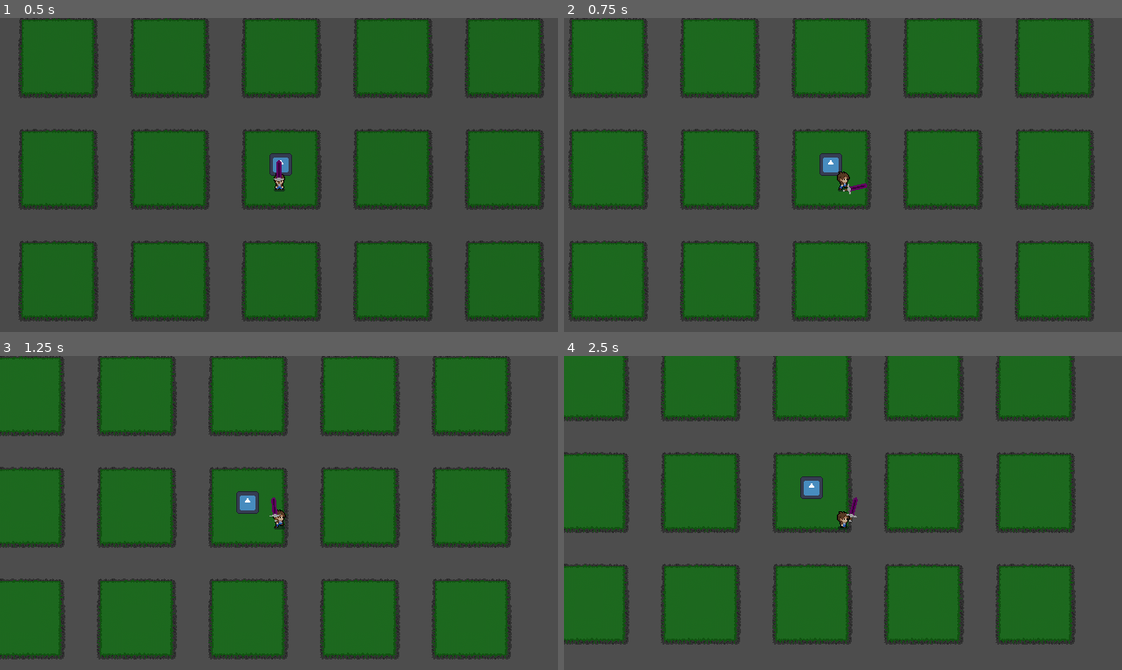
Above: before the commit, frames 1-4 (two rows, left to right).
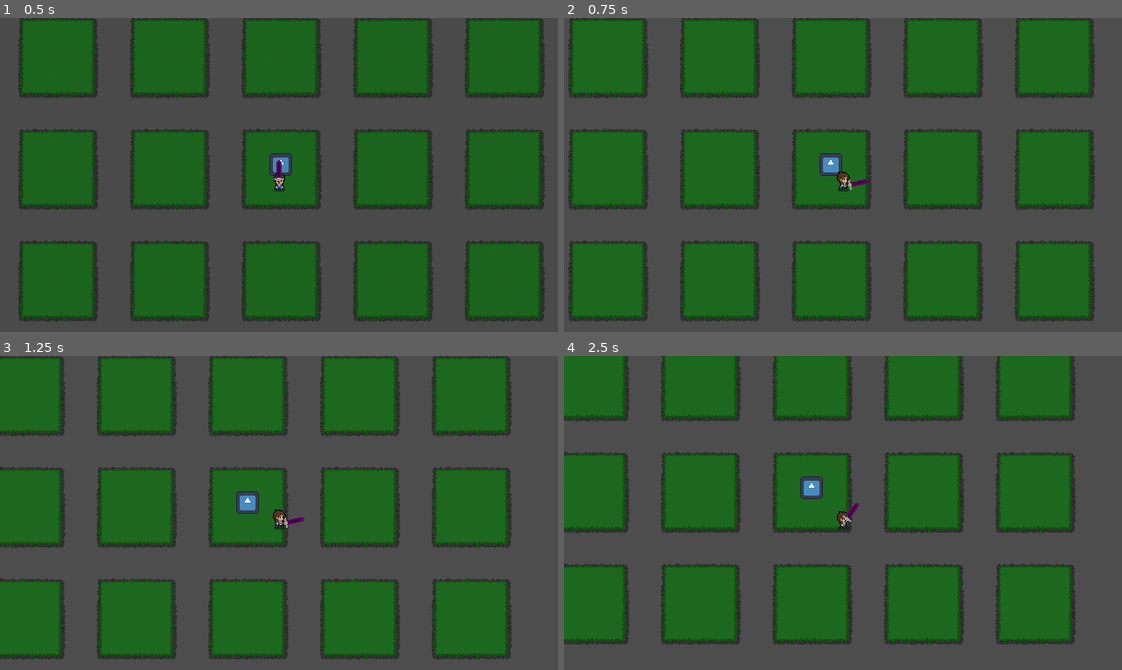
Above: after the commit, the same moments.

Repository: vaspantia/MaDungHurd
Game: Godot game, scene res://scenes/levels/dungeon_1.tscn
Same seed, same stepped clock (60 frames per second), same inputs: the game is played once before the commit and once after it. This scene is started directly instead of the project's main scene. The engine's default icon, where the game draws it, is replaced by a stand-in: a white triangle on a blue panel in a dark square.
Inputs (mouse positions are in pixels of both pictures, inside the frame that each line leads up to):
- Up to frame 1 (0.5 s): no input
- Up to frame 2 (0.75 s): tap Enter (ui_accept) at 0.5 s; move the mouse to (965, 159) at 0.52 s; hold D (player_move_right) from 0.53 s (still down); click (965, 159) at 0.6 s
- Up to frame 3 (1.25 s): keep holding D (player_move_right); tap Enter (ui_accept) at 0.77, 1.07 s; right-click (401, 497) at 0.8 s
- Up to frame 4 (2.5 s): move the mouse to (731, 528) at 1.27 s; release D (player_move_right) at 1.28 s; hold S (player_move_down) 1.28-2.03 s; right-click (731, 528) at 1.35 s; tap Enter (ui_accept) at 1.52, 1.55, 1.82, 2, 2.1 s; move the mouse to (898, 443) at 2.02 s; hold D (player_move_right) from 2.03 s (still down); click (898, 443) at 2.3 s

Frame 1 is identical in both runs. In frame 2, 0.1% of the frame differs, in the area x 50-55%, y 51-57%; in frame 3, 0.1%, in the area x 48-55%, y 45-55%; in frame 4, less than 0.1%.

Commit message:
Menu first commit

Diff:
--- a/ma-dung-hurd/project.godot
+++ b/ma-dung-hurd/project.godot
@@ -57,16 +57,6 @@
 "events": [Object(InputEventKey,"resource_local_to_scene":false,"resource_name":"","device":-1,"window_id":0,"alt_press …(192 unchanged characters)…
 ]
 }
-player_attack_primary={
-"deadzone": 0.2,
-"events": [Object(InputEventMouseButton,"resource_local_to_scene":false,"resource_name":"","device":-1,"window_id":0,"alt_pressed":false,"shift_pressed":false,"ctrl_pressed":false,"meta_pressed":false,"button_mask":1,"position":Vector2(153, 16),"global_position":Vector2(162, 64),"factor":1.0,"button_index":1,"canceled":false,"pressed":true,"double_click":false,"script":null)
-]
-}
-player_attack_secondary={
-"deadzone": 0.2,
-"events": [Object(InputEventMouseButton,"resource_local_to_scene":false,"resource_name":"","device":-1,"window_id":0,"alt_pressed":false,"shift_pressed":false,"ctrl_pressed":false,"meta_pressed":false,"button_mask":2,"position":Vector2(255, 21),"global_position":Vector2(264, 69),"factor":1.0,"button_index":2,"canceled":false,"pressed":true,"double_click":false,"script":null)
-]
-}
 
 [layer_names]
 
--- a/ma-dung-hurd/scenes/levels/dungeon_1.gd
+++ b/ma-dung-hurd/scenes/levels/dungeon_1.gd
@@ -1,4 +1,4 @@
-extends Node2D
+extends Node2D;
 
 @onready var SceneTransitionAnimation = $SceneTransition/AnimationPlayer
 
--- a/ma-dung-hurd/scenes/levels/overworld.tscn
+++ b/ma-dung-hurd/scenes/levels/overworld.tscn
@@ -1,13 +1,9 @@
-[gd_scene load_steps=14 format=4 uid="uid://beg11nennic1c"]
-
-[ext_resource type="Texture2D" uid="uid://bppa1go7bfbi2" path="res://art/tilesets/overworld/overworld_ground.png" id="1_rfwqe"]
-[ext_resource type="PackedScene" uid="uid://dr2qkqkynuej8" path="res://scenes/player/character_body_2d.tscn" id="5_ouin7"]
 [gd_scene load_steps=18 format=4 uid="uid://beg11nennic1c"]
 
 [ext_resource type="Texture2D" uid="uid://bppa1go7bfbi2" path="res://art/tilesets/overworld/overworld_ground.png" id="1_c3d33"]
 [ext_resource type="Script" uid="uid://bf3npni1bigd4" path="res://scenes/levels/overworld.gd" id="1_ftdat"]
 [ext_resource type="Texture2D" uid="uid://cudifmidhjo56" path="res://icon.svg" id="2_ftdat"]
-[ext_resource type="PackedScene" path="res://scenes/player/character_body_2d.tscn" id="3_id15u"]
+[ext_resource type="PackedScene" uid="uid://dr2qkqkynuej8" path="res://scenes/player/character_body_2d.tscn" id="3_id15u"]
 [ext_resource type="PackedScene" uid="uid://dybcke016skcj" path="res://scenes/levels/scene_transition.tscn" id="5_ftdat"]
 
 [sub_resource type="NavigationPolygon" id="NavigationPolygon_rfwqe"]
@@ -100,7 +96,6 @@
 navigation_layer_0/layers = 1
 sources/1 = SubResource("TileSetAtlasSource_kpjjp")
 
-[node name="EpsteinIsland" type="Node2D"]
 [sub_resource type="RectangleShape2D" id="RectangleShape2D_ouin7"]
 size = Vector2(23, 23)
 
@@ -111,8 +106,6 @@
 tile_map_data = PackedByteArray("AAAAAAAAAQAAAAAAAAAAAAEAAQAAAAEAAAAAAAkAAQAAAAEAAAAAAAgAAQAAAAEAAAAAAAcAAQAAAAEAAAAAAA …(3440 unchanged characters)…
 tile_set = SubResource("TileSet_t7yqd")
 
-[node name="CharacterBody2D" parent="." instance=ExtResource("5_ouin7")]
-position = Vector2(77, 34)
 [node name="Icon" type="Sprite2D" parent="."]
 position = Vector2(320, 24)
 scale = Vector2(0.2, 0.2)
--- /dev/null
+++ b/ma-dung-hurd/scenes/root.gd
@@ -0,0 +1 @@
+extends Window
--- /dev/null
+++ b/ma-dung-hurd/scenes/root.tscn
@@ -0,0 +1,9 @@
+[gd_scene format=3 uid="uid://cy0ekdl37e4sn"]
+
+[node name="Control" type="Control"]
+layout_mode = 3
+anchors_preset = 15
+anchor_right = 1.0
+anchor_bottom = 1.0
+grow_horizontal = 2
+grow_vertical = 2
Not shown, added: ma-dung-hurd/scenes/root.gd.uid
